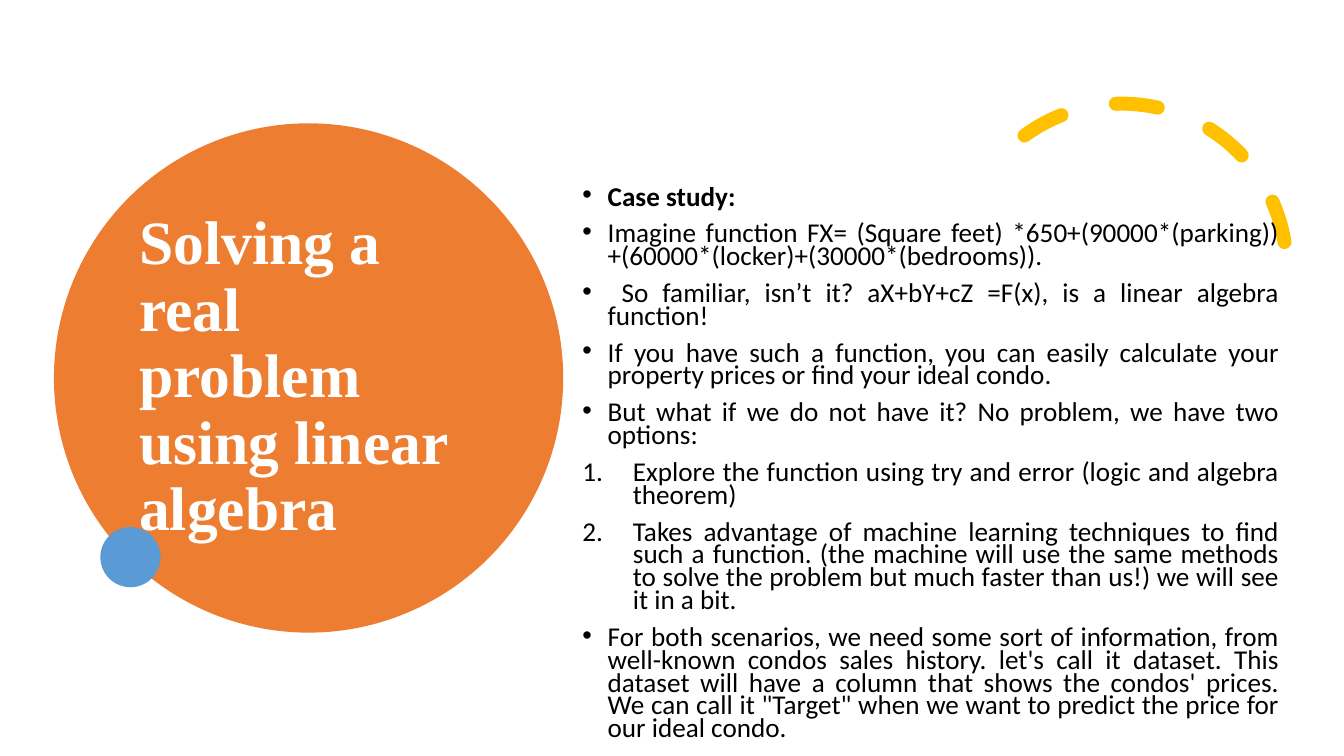
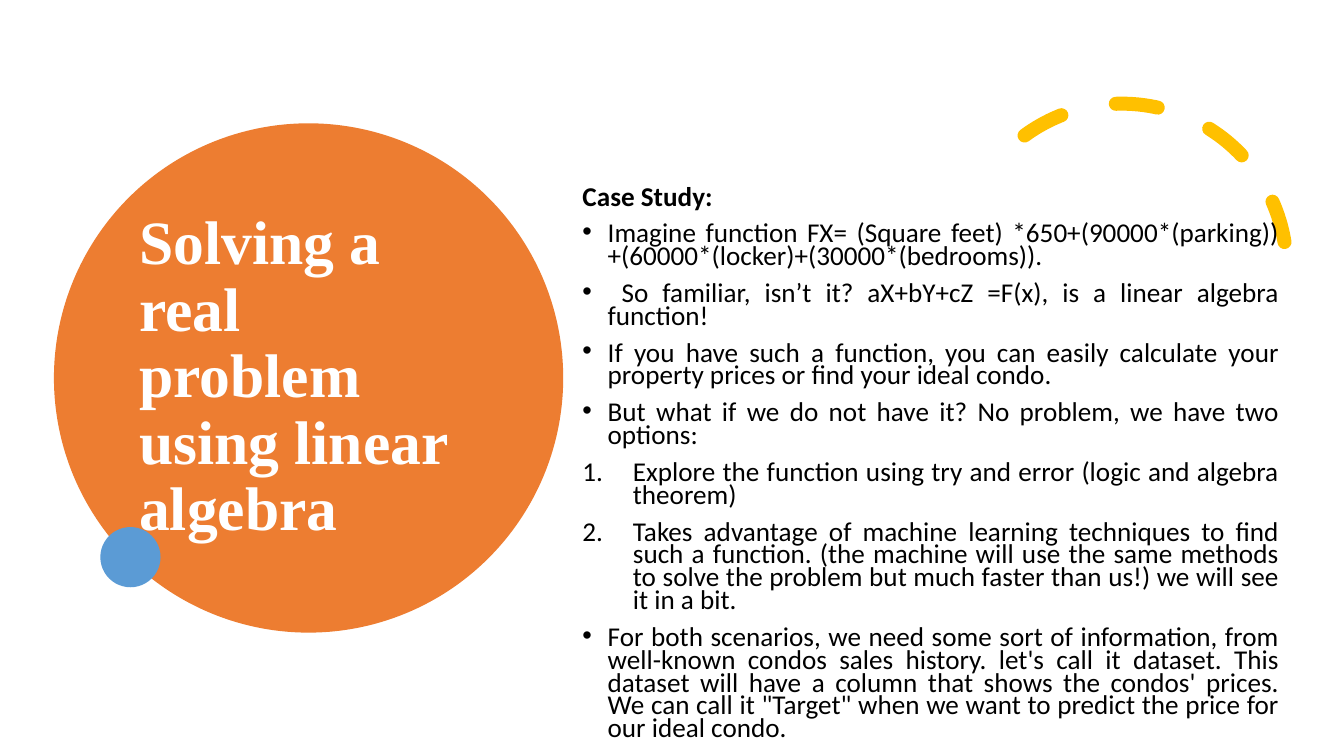
Before and after one commit to BabakEA/Introduction-to-Machine-Learning, a slide deck: slide 5 of Supervised_Learning/Read_Me.pptx. Drawn at 1344x756 pixels with LibreOffice and Linux fonts; fonts in the diff are those of the drawing. Boxes give left, top, right and bottom in pixels: in the first picture for what was removed or moved away, otherwise in the second. Text is boxed around its words. In the diff, an @@ line names an element or a change of style, - is before the commit and + after.

```diff
--- a/Supervised_Learning/Read_Me.pptx
+++ b/Supervised_Learning/Read_Me.pptx
@@ text at box(582, 187, 713, 211): text changed @@
-• Case study:
+Case Study:
```
Also in this commit, not shown: 8 other slides changed.
